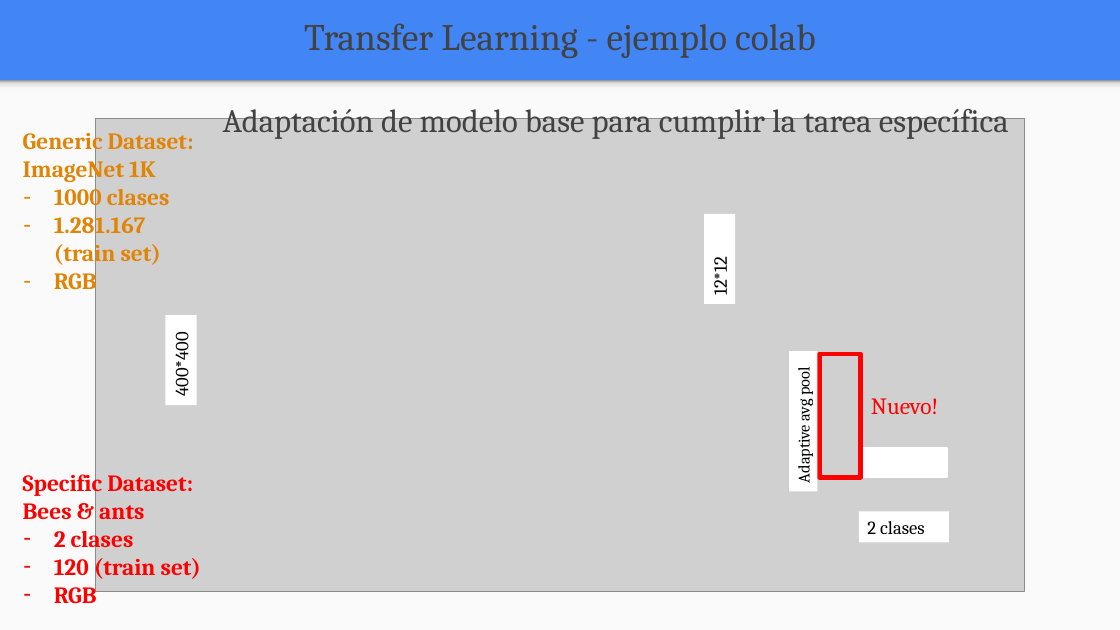
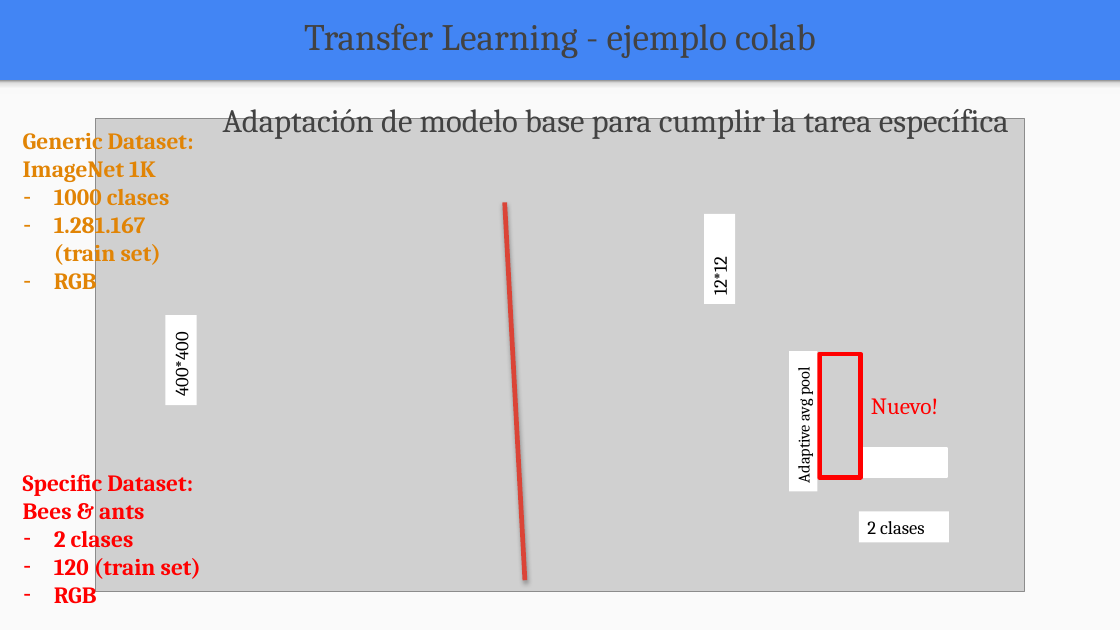
Before and after one commit to FIUBA-Posgrado-Inteligencia-Artificial/aprendizaje_profundo, a slide deck: slide 7 of clase_8/teoria/clase_8.pptx. Drawn at 1120x630 pixels with LibreOffice and Linux fonts; fonts in the diff are those of the drawing; grey boxes stand for pictures. Boxes give left, top, right and bottom in pixels: in the first picture for what was removed or moved away, otherwise in the second. Text is boxed around its words. In the diff, an @@ line names an element or a change of style, - is before the commit and + after.

```diff
--- a/clase_8/teoria/clase_8.pptx
+++ b/clase_8/teoria/clase_8.pptx
@@ line added from (505, 203) to (525, 580), #DB4437 3 pt @@
```
Also in this commit, not shown: 1 other slide changed, 1 other file.
